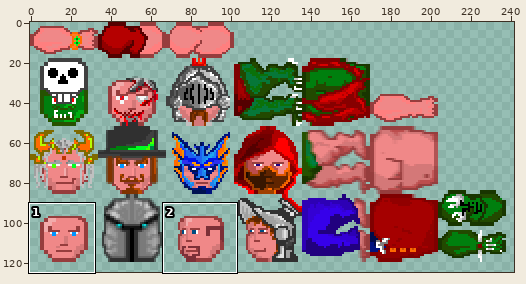
Sprite sheet -- test/android/assets/face_sprites/sprite.png. Above: a wide view before the commit, with the close-up outlined.
Close-up. As it was:
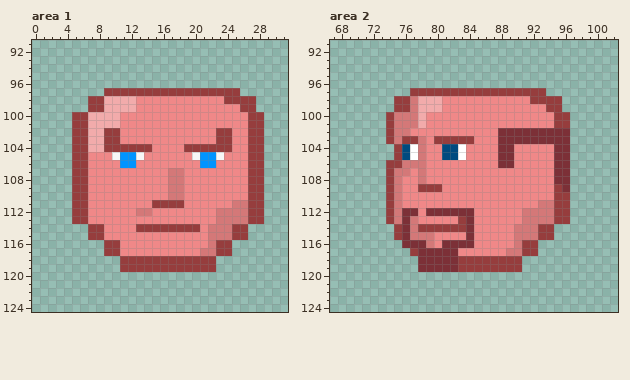
The file is 256x128 pixels. Pixels under 10% opacity are left out. Colours within 5 levels of each other are drawn and written as one. Shown: area 1: x 0..31, y 91..124; area 2: x 67..102, y 91..124. The wide view leaves out empty margins.
The same view after the edit:
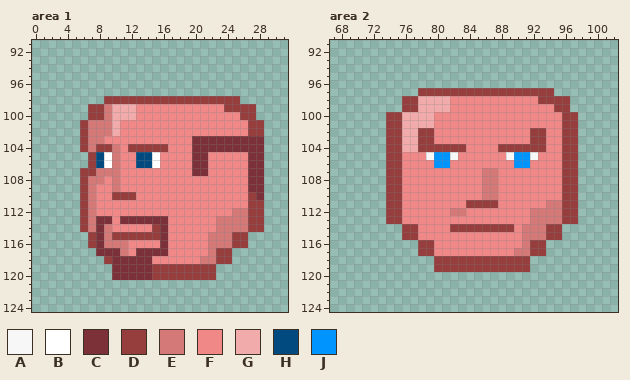
Palette (. is transparent): A #f7f7f7  B #ffffff  C #7c3037  D #963d3d  E #d47878  F #f08888  G #f2abab  H #004a7f  J #0094ff
Change:
Area 1:
y 97: x 9..25 DDDDDDDDDDDDDDDDD -> .................
y 98: x 7..23 DDGGGGFFFFFFFFFFF -> ..DDDDDDDDDDDDDDD; x 26..27 DD -> ..
y 99: x 9 G -> E; x 24..25 FF -> DD
y 100: x 5..9 DDGGG -> ..DDE; x 11..12 FF -> GG; x 26 F -> D; x 28 D -> .
y 101: x 5 D -> .; x 7..9 GGG -> EEE
y 102: x 5 D -> .; x 7..10 GGDD -> EEEG; x 23..24 DD -> FF
y 103: x 5 D -> .; x 7..10 GGDD -> EEFF; x 20..28 FFFDDFFDD -> CCCCCCCCC
y 104: x 5 D -> .; x 7..8 GG -> ED; x 10..11 DD -> EF; x 15..16 FF -> DD; x 19..28 DDDDDDFFDD -> FCCCCCCCCC
y 105: x 5..15 DDFFFAJJAFF -> ..DHBEFFHHB; x 20..23 AJJA -> CCFF; x 27..28 DD -> CC
y 106: x 5..15 DDFFFFJJFFF -> ..DHBEFFHHB; x 20..22 FJJ -> CCF; x 27..28 DD -> CC
y 107: x 5 D -> .; x 7..10 FFFF -> DEEE; x 17..18 EE -> FF; x 20..21 FF -> CC; x 27..28 DD -> CC
y 108: x 5 D -> .; x 7..8 FF -> EE; x 10 F -> E; x 17..18 EE -> FF; x 27..28 DD -> CC
y 109: x 5 D -> .; x 7 F -> E; x 10 F -> E; x 17..18 EE -> FF; x 27..28 DD -> CC
y 110: x 5 D -> .; x 7 F -> E; x 10..12 FFF -> DDD; x 17..18 EE -> FF; x 28 D -> C
y 111: x 5 D -> .; x 7 F -> E; x 15..18 DDDD -> FFFF; x 25..26 EE -> FF
y 112: x 5 D -> .; x 7 F -> E; x 13..14 EE -> FF; x 23..24 EE -> FF
y 113: x 5 D -> .; x 7..9 FFF -> ECC; x 11..16 FFFFFF -> CCCCCC
y 114: x 6..9 .DDF -> DECE; x 13..14 DD -> FF; x 16..20 DDDDD -> CFFFF; x 22 E -> F; x 25..28 DD.. -> EEDD
y 115: x 8..16 DFFFFFFFF -> CEDDDDDDC
y 116: x 7..11 ..DDF -> DCEEE; x 16 F -> C; x 23..26 DD.. -> EEDD
y 117: x 8..11 .DDF -> CCCE; x 13..16 FFFF -> CCCC; x 21 E -> F
y 118: x 9..24 ..DDDDDDDDDDDD.. -> DCCCCCFFFFFFEEDD
y 119: x 10..14 .DDDD -> CCCCC
y 120: x 10..22 ............. -> CCCCCDDDDDDDD
Area 2:
y 97: x 77 D -> .; x 94 . -> D
y 98: x 75 D -> .; x 77 E -> D; x 81 F -> G; x 92 D -> F; x 96 . -> D
y 99: x 75 D -> .; x 77 E -> D; x 81 F -> G; x 94 D -> F; x 96 . -> D
y 100..101: x 75..77 EEE -> DGG; x 79 F -> G; x 95 D -> F; x 97 . -> D
y 102: x 75..79 EEFFF -> DGGDD; x 88..97 CCCCCCCCC. -> FFFFDDFFDD
y 103: x 75..84 EDDEFDDDDD -> DGGDDFFFFF; x 88..97 CCCCCCCCC. -> FFFFDDFFDD
y 104: x 74 . -> D; x 76..83 HBEFFHHB -> GGDDDDDD; x 88..93 CCFFFF -> DDDDDD; x 95..97 CC. -> FDD
y 105: x 74 . -> D; x 76..83 HBEFFHHB -> FFFAJJAF; x 88..92 CCFFF -> FAJJA; x 95..97 CC. -> FDD
y 106: x 76..78 EEE -> FFF; x 80..81 FF -> JJ; x 88..91 CCFF -> FFJJ; x 95..97 CC. -> FDD
y 107: x 75..76 EE -> DF; x 78 E -> F; x 86..87 FF -> EE; x 95..97 CC. -> FDD
y 108: x 75 E -> D; x 78 E -> F; x 86..87 FF -> EE; x 95..97 CC. -> FDD
y 109: x 75 E -> D; x 78..80 DDD -> FFF; x 86..87 FF -> EE; x 95..97 DC. -> FDD
y 110: x 75 E -> D; x 86..87 FF -> EE; x 95 D -> F; x 97 . -> D
y 111: x 75 E -> D; x 84..87 FFFF -> DDDD; x 93 E -> F; x 95 D -> E; x 97 . -> D
y 112: x 75..77 ECC -> DFF; x 79..84 CCCCCC -> FFFEEF; x 91 E -> F; x 95 D -> E; x 97 . -> D
y 113: x 75..77 ECE -> DFF; x 83..84 DC -> FF; x 91 E -> F; x 95 D -> E; x 97 . -> D
y 114: x 75..81 DCEDDDD -> .DDFFFF; x 84..90 CFFFFFE -> DDDDDDF; x 93 D -> E; x 95 . -> D
y 115: x 75..79 DCEEE -> .DDFF; x 84 C -> F; x 90 E -> F; x 93 D -> E; x 95 . -> D
y 116: x 76..79 CCCE -> ..DD; x 81..84 CCCC -> FFFF; x 90..91 ED -> FE; x 93 . -> D
y 117: x 77..82 DCCCCC -> .DDFFF; x 89 E -> F; x 91 D -> E; x 93 . -> D
y 118..119: x 78..82 CCCCC -> ..DDD; x 91 . -> D
